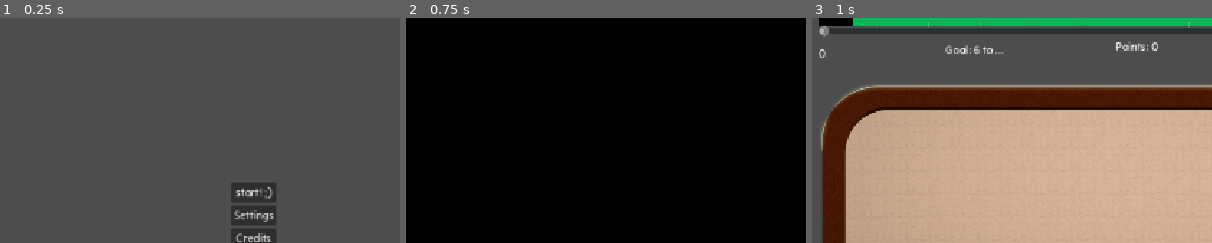
Above: before the commit, frames 1-3 (left to right).
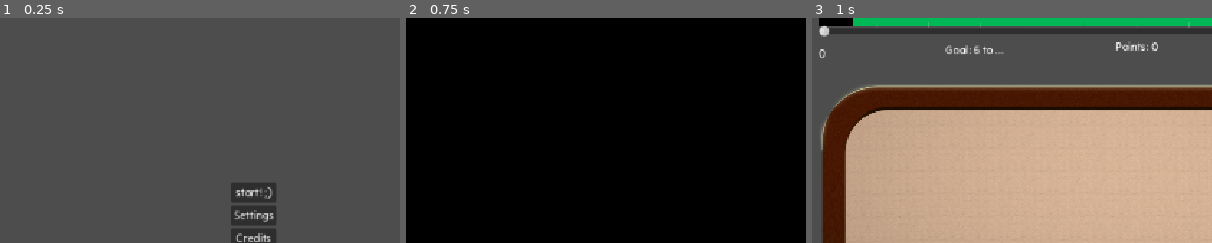
Above: after the commit, the same moments.

Repository: vhoyer/ludum_dare_60
Game: Godot game, scene res://stages/main_menu/main_menu.tscn
Two runs of this game, one before a commit and one after it. Both use one fixed random seed, a clock stepped at 60 frames per second and the inputs below.
Inputs:
- Up to frame 1 (0.25 s): no input
- Up to frame 2 (0.75 s): click "start! ,)" at 0.5 s
- Up to frame 3 (1 s): no input
The pictures show only the part of the screen within x 18-68%, y 4-54%; the shares and areas given below are measured in that part.

Frames 1-2 are identical in both runs. In frame 3, 0.1% of the frame differs, in the area x 2-5%, y 3-9%.

Commit message:
♻️ Move editable=false to the scene

Diff:
--- a/components/ui_goal_within_range_of_range/ui_goal_within_range_of_range_wide.tscn
+++ b/components/ui_goal_within_range_of_range/ui_goal_within_range_of_range_wide.tscn
@@ -19,6 +19,7 @@
 offset_bottom = 69.0
 grow_horizontal = 2
 script = ExtResource("1_5movb")
+editable = false
 
 [node name="VBoxContainer" type="VBoxContainer" parent="." unique_id=1907702672]
 layout_mode = 2
--- a/stages/main/main.gd
+++ b/stages/main/main.gd
@@ -47,7 +47,6 @@
 			clamp(int(LevelsManager.current.goal_min), 0, LEVEL_GOAL_MAXIMUM_MILLION),
 			clamp(int(LevelsManager.current.goal_max), 0, LEVEL_GOAL_MAXIMUM_MILLION))
 		goal_gauge.tick_count = 13
-		goal_gauge.editable = false
 		pass)
 
 	SaveManager.data.watch(self, ['roll_counter', 'current_level'], func():
